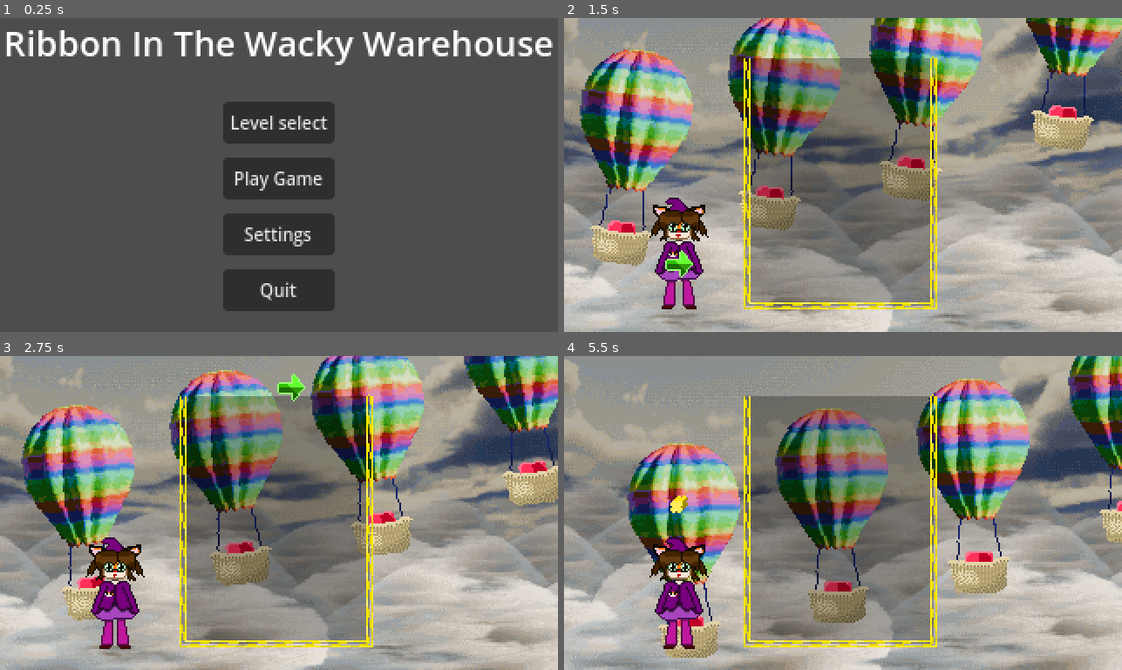
Above: before the commit, frames 1-4 (two rows, left to right).
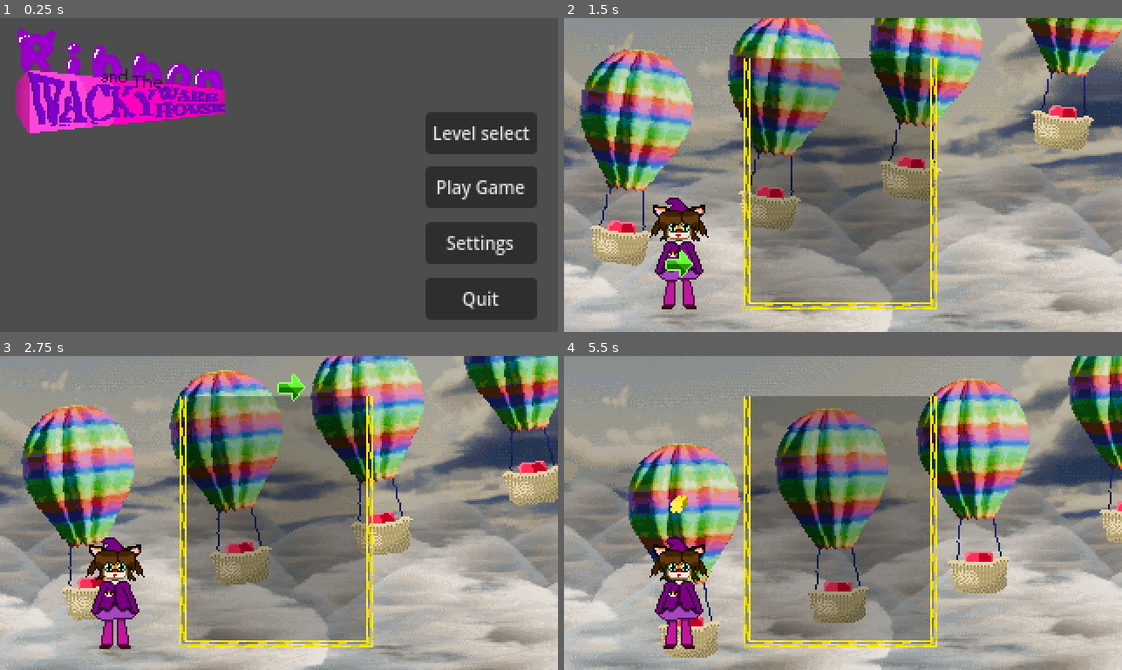
Above: after the commit, the same moments.

Repository: HuskyGameDev/2025f-team2
Game: Godot game, scene res://Scenes/TestScenes/MainMenu.tscn
Two runs of this game, one before a commit and one after it. Both use one fixed random seed, a clock stepped at 60 frames per second and the inputs below.
Inputs:
- Up to frame 1 (0.25 s): no input
- Up to frame 2 (1.5 s): click "Play Game" at 0.5 s; hold Right (right) from 1.28 s (still down); hold Z (release) from 1.28 s (still down)
- Up to frame 3 (2.75 s): release Right (right) at 2.03 s; release Z (release) at 2.03 s; hold Down (down) from 2.03 s (still down); tap R (reroll) at 2.1 s
- Up to frame 4 (5.5 s): release Down (down) at 2.78 s; hold Right (right) 2.78-3.53 s; hold Z (release) 2.78-3.53 s; hold Up (up) 3.53-4.28 s; tap R (reroll) at 3.6, 5.1 s; hold Z (release) 4.28-5.03 s; hold Left (left) from 4.28 s (still down)

The runs differ from the first frame. In frame 1, 31% of the frame differs, in the area x 1-100%, y 3-97%; in frame 2, 4.2%; in frame 3, 4.5%; in frame 4, 5.1%.

Commit message:
Main menu logo, plus fixed enemy spawning

Diff:
--- a/Scenes/TestScenes/TestScene.tscn
+++ b/Scenes/TestScenes/TestScene.tscn
@@ -250,6 +250,7 @@
 frequency = 0.0008
 
 [sub_resource type="NoiseTexture2D" id="NoiseTexture2D_bs1rv"]
+seamless = true
 noise = SubResource("FastNoiseLite_bs1rv")
 
 [sub_resource type="ShaderMaterial" id="ShaderMaterial_e7vnt"]
@@ -354,7 +355,21 @@
 [node name="Background" type="Node2D" parent="."]
 z_index = -10
 
-[node name="Cloud4" type="Node2D" parent="Background"]
+[node name="HaBalloon" parent="Background" instance=ExtResource("12_y8ukn")]
+position = Vector2(31, 74)
+
+[node name="HaBalloon2" parent="Background" instance=ExtResource("12_y8ukn")]
+position = Vector2(116, 54)
+
+[node name="HaBalloon3" parent="Background" instance=ExtResource("12_y8ukn")]
+position = Vector2(197, 37)
+
+[node name="HaBalloon4" parent="Background" instance=ExtResource("12_y8ukn")]
+position = Vector2(284, 8)
+
+[node name="Node2D" type="Node2D" parent="Background"]
+
+[node name="Cloud4" type="Node2D" parent="Background/Node2D"]
 modulate = Color(0.683078, 0.683077, 0.683077, 1)
 z_index = -3
 position = Vector2(55, -12)
@@ -362,43 +377,43 @@
 skew = 0.0593412
 script = ExtResource("9_72xxr")
 
-[node name="BgCloud6" type="Sprite2D" parent="Background/Cloud4"]
+[node name="BgCloud6" type="Sprite2D" parent="Background/Node2D/Cloud4"]
 position = Vector2(572, 174)
 skew = 0.205949
 texture = ExtResource("9_y8ukn")
 flip_h = true
 
-[node name="BgCloud4" type="Sprite2D" parent="Background/Cloud4"]
+[node name="BgCloud4" type="Sprite2D" parent="Background/Node2D/Cloud4"]
 position = Vector2(409, 174)
 skew = 0.205949
 texture = ExtResource("9_y8ukn")
 flip_h = true
 
-[node name="BgCloud2" type="Sprite2D" parent="Background/Cloud4"]
+[node name="BgCloud2" type="Sprite2D" parent="Background/Node2D/Cloud4"]
 position = Vector2(247, 174)
 skew = 0.205949
 texture = ExtResource("9_y8ukn")
 flip_h = true
 
-[node name="BgCloud5" type="Sprite2D" parent="Background/Cloud4"]
+[node name="BgCloud5" type="Sprite2D" parent="Background/Node2D/Cloud4"]
 position = Vector2(-231, 174)
 skew = 0.205949
 texture = ExtResource("9_y8ukn")
 flip_h = true
 
-[node name="BgCloud3" type="Sprite2D" parent="Background/Cloud4"]
+[node name="BgCloud3" type="Sprite2D" parent="Background/Node2D/Cloud4"]
 position = Vector2(-71, 174)
 skew = 0.205949
 texture = ExtResource("9_y8ukn")
 flip_h = true
 
-[node name="BgCloud" type="Sprite2D" parent="Background/Cloud4"]
+[node name="BgCloud" type="Sprite2D" parent="Background/Node2D/Cloud4"]
 position = Vector2(85, 174)
 skew = 0.226893
 texture = ExtResource("9_y8ukn")
 flip_h = true
 
-[node name="Cloud3" type="Node2D" parent="Background"]
+[node name="Cloud3" type="Node2D" parent="Background/Node2D"]
 modulate = Color(0.753985, 0.753984, 0.753984, 1)
 z_index = -3
 position = Vector2(-13, -7)
@@ -407,37 +422,37 @@
 script = ExtResource("9_72xxr")
 timeAdd = 0.25
 
-[node name="BgCloud6" type="Sprite2D" parent="Background/Cloud3"]
+[node name="BgCloud6" type="Sprite2D" parent="Background/Node2D/Cloud3"]
 position = Vector2(572, 174)
 skew = 0.205949
 texture = ExtResource("9_y8ukn")
 
-[node name="BgCloud4" type="Sprite2D" parent="Background/Cloud3"]
+[node name="BgCloud4" type="Sprite2D" parent="Background/Node2D/Cloud3"]
 position = Vector2(409, 174)
 skew = 0.205949
 texture = ExtResource("9_y8ukn")
 
-[node name="BgCloud2" type="Sprite2D" parent="Background/Cloud3"]
+[node name="BgCloud2" type="Sprite2D" parent="Background/Node2D/Cloud3"]
 position = Vector2(247, 174)
 skew = 0.205949
 texture = ExtResource("9_y8ukn")
 
-[node name="BgCloud5" type="Sprite2D" parent="Background/Cloud3"]
+[node name="BgCloud5" type="Sprite2D" parent="Background/Node2D/Cloud3"]
 position = Vector2(-231, 174)
 skew = 0.205949
 texture = ExtResource("9_y8ukn")
 
-[node name="BgCloud3" type="Sprite2D" parent="Background/Cloud3"]
+[node name="BgCloud3" type="Sprite2D" parent="Background/Node2D/Cloud3"]
 position = Vector2(-71, 174)
 skew = 0.205949
 texture = ExtResource("9_y8ukn")
 
-[node name="BgCloud" type="Sprite2D" parent="Background/Cloud3"]
+[node name="BgCloud" type="Sprite2D" parent="Background/Node2D/Cloud3"]
 position = Vector2(85, 174)
 skew = 0.226893
 texture = ExtResource("9_y8ukn")
 
-[node name="Cloud2" type="Node2D" parent="Background"]
+[node name="Cloud2" type="Node2D" parent="Background/Node2D"]
 modulate = Color(0.856067, 0.856067, 0.856067, 1)
 z_index = -3
 position = Vector2(39, -5)
@@ -446,100 +461,89 @@
 script = ExtResource("9_72xxr")
 timeAdd = 0.5
 
-[node name="BgCloud6" type="Sprite2D" parent="Background/Cloud2"]
+[node name="BgCloud6" type="Sprite2D" parent="Background/Node2D/Cloud2"]
 position = Vector2(572, 174)
 skew = 0.205949
 texture = ExtResource("9_y8ukn")
 flip_h = true
 
-[node name="BgCloud4" type="Sprite2D" parent="Background/Cloud2"]
+[node name="BgCloud4" type="Sprite2D" parent="Background/Node2D/Cloud2"]
 position = Vector2(409, 174)
 skew = 0.205949
 texture = ExtResource("9_y8ukn")
 flip_h = true
 
-[node name="BgCloud2" type="Sprite2D" parent="Background/Cloud2"]
+[node name="BgCloud2" type="Sprite2D" parent="Background/Node2D/Cloud2"]
 position = Vector2(247, 174)
 skew = 0.205949
 texture = ExtResource("9_y8ukn")
 flip_h = true
 
-[node name="BgCloud5" type="Sprite2D" parent="Background/Cloud2"]
+[node name="BgCloud5" type="Sprite2D" parent="Background/Node2D/Cloud2"]
 position = Vector2(-231, 174)
 skew = 0.205949
 texture = ExtResource("9_y8ukn")
 flip_h = true
 
-[node name="BgCloud3" type="Sprite2D" parent="Background/Cloud2"]
+[node name="BgCloud3" type="Sprite2D" parent="Background/Node2D/Cloud2"]
 position = Vector2(-71, 174)
 skew = 0.205949
 texture = ExtResource("9_y8ukn")
 flip_h = true
 
-[node name="BgCloud" type="Sprite2D" parent="Background/Cloud2"]
+[node name="BgCloud" type="Sprite2D" parent="Background/Node2D/Cloud2"]
 position = Vector2(85, 174)
 skew = 0.226893
 texture = ExtResource("9_y8ukn")
 flip_h = true
 
-[node name="Cloud1" type="Node2D" parent="Background"]
+[node name="Cloud1" type="Node2D" parent="Background/Node2D"]
 z_index = -3
 script = ExtResource("9_72xxr")
 timeAdd = 0.75
 
-[node name="BgCloud6" type="Sprite2D" parent="Background/Cloud1"]
+[node name="BgCloud6" type="Sprite2D" parent="Background/Node2D/Cloud1"]
 position = Vector2(572, 174)
 skew = 0.205949
 texture = ExtResource("9_y8ukn")
 
-[node name="BgCloud4" type="Sprite2D" parent="Background/Cloud1"]
+[node name="BgCloud4" type="Sprite2D" parent="Background/Node2D/Cloud1"]
 position = Vector2(409, 174)
 skew = 0.205949
 texture = ExtResource("9_y8ukn")
 
-[node name="BgCloud2" type="Sprite2D" parent="Background/Cloud1"]
+[node name="BgCloud2" type="Sprite2D" parent="Background/Node2D/Cloud1"]
 position = Vector2(247, 174)
 skew = 0.205949
 texture = ExtResource("9_y8ukn")
 
-[node name="BgCloud5" type="Sprite2D" parent="Background/Cloud1"]
+[node name="BgCloud5" type="Sprite2D" parent="Background/Node2D/Cloud1"]
 position = Vector2(-231, 174)
 skew = 0.205949
 texture = ExtResource("9_y8ukn")
 
-[node name="BgCloud3" type="Sprite2D" parent="Background/Cloud1"]
+[node name="BgCloud3" type="Sprite2D" parent="Background/Node2D/Cloud1"]
 position = Vector2(-71, 174)
 skew = 0.205949
 texture = ExtResource("9_y8ukn")
 
-[node name="BgCloud" type="Sprite2D" parent="Background/Cloud1"]
+[node name="BgCloud" type="Sprite2D" parent="Background/Node2D/Cloud1"]
 position = Vector2(85, 174)
 skew = 0.226893
 texture = ExtResource("9_y8ukn")
 
-[node name="CloudyBG" type="Sprite2D" parent="Background"]
+[node name="CloudyBG" type="Sprite2D" parent="Background/Node2D"]
 z_index = -4
 texture_repeat = 3
 material = SubResource("ShaderMaterial_e7vnt")
 position = Vector2(156, 55)
+scale = Vector2(1, 0.993596)
 texture = ExtResource("14_nxyhc")
 region_enabled = true
 region_rect = Rect2(0, 0, 512, 288)
 script = ExtResource("9_72xxr")
 timeAdd = 3.0
 
-[node name="HaBalloon" parent="Background" instance=ExtResource("12_y8ukn")]
-position = Vector2(31, 74)
-
-[node name="HaBalloon2" parent="Background" instance=ExtResource("12_y8ukn")]
-position = Vector2(116, 54)
-
-[node name="HaBalloon3" parent="Background" instance=ExtResource("12_y8ukn")]
-position = Vector2(197, 37)
-
-[node name="HaBalloon4" parent="Background" instance=ExtResource("12_y8ukn")]
-position = Vector2(284, 8)
-
 [node name="BalloonSpawner" type="Node2D" parent="Background"]
 position = Vector2(0, -81)
 script = ExtResource("11_dk750")
--- a/Scenes/UI_Objects/main_menu.tscn
+++ b/Scenes/UI_Objects/main_menu.tscn
@@ -1,7 +1,8 @@
-[gd_scene load_steps=3 format=3 uid="uid://w6i51b5jwmid"]
+[gd_scene load_steps=4 format=3 uid="uid://w6i51b5jwmid"]
 
-[ext_resource type="Script" uid="uid://c1tvvf4myq6lo" path="res://Scripts/UI_Scripts/OtherSceneButton.gd" id="1_wsnrw"]
+[ext_resource type="Script" path="res://Scripts/UI_Scripts/OtherSceneButton.gd" id="1_wsnrw"]
 [ext_resource type="Script" uid="uid://ctpykaqiomvdw" path="res://Scripts/UI_Scripts/Quit_Game_Button.gd" id="2_ou1s8"]
+[ext_resource type="Texture2D" uid="uid://cbf3lderaeip3" path="res://Artwork/UI/ProtoLogo.png" id="3_eepvo"]
 
 [node name="MainMenu" type="Control"]
 layout_mode = 3
@@ -13,10 +14,10 @@
 
 [node name="Level Select" type="Button" parent="."]
 layout_mode = 0
-offset_left = 128.0
-offset_top = 48.0
-offset_right = 192.0
-offset_bottom = 72.0
+offset_left = 244.0
+offset_top = 54.0
+offset_right = 308.0
+offset_bottom = 78.0
 theme_override_font_sizes/font_size = 10
 text = "Level select"
 script = ExtResource("1_wsnrw")
@@ -24,34 +25,35 @@
 
 [node name="PlayGame" type="Button" parent="."]
 layout_mode = 0
-offset_left = 128.0
-offset_top = 80.0
-offset_right = 192.0
-offset_bottom = 104.0
+offset_left = 244.0
+offset_top = 85.0
+offset_right = 308.0
+offset_bottom = 109.0
 theme_override_font_sizes/font_size = 10
 text = "Play Game"
 script = ExtResource("1_wsnrw")
 
 [node name="Settings" type="Button" parent="."]
 layout_mode = 0
-offset_left = 128.0
-offset_top = 112.0
-offset_right = 192.0
-offset_bottom = 136.0
+offset_left = 244.0
+offset_top = 117.0
+offset_right = 308.0
+offset_bottom = 141.0
 theme_override_font_sizes/font_size = 10
 text = "Settings"
 
 [node name="Quit" type="Button" parent="."]
 layout_mode = 0
-offset_left = 128.0
-offset_top = 144.0
-offset_right = 192.0
-offset_bottom = 168.0
+offset_left = 244.0
+offset_top = 149.0
+offset_right = 308.0
+offset_bottom = 173.0
 theme_override_font_sizes/font_size = 10
 text = "Quit"
 script = ExtResource("2_ou1s8")
 
 [node name="Label" type="Label" parent="."]
+visible = false
 layout_mode = 0
 offset_right = 320.0
 offset_bottom = 32.0
@@ -59,6 +61,10 @@
 text = "Ribbon In The Wacky Warehouse"
 horizontal_alignment = 1
 
+[node name="ProtoLogo" type="Sprite2D" parent="."]
+position = Vector2(69, 36)
+texture = ExtResource("3_eepvo")
+
 [connection signal="pressed" from="Level Select" to="Level Select" method="_on_pressed"]
 [connection signal="pressed" from="PlayGame" to="PlayGame" method="_on_pressed"]
 [connection signal="pressed" from="Quit" to="Quit" method="_on_pressed"]
--- a/Scripts/Background/BalloonSpawner.gd
+++ b/Scripts/Background/BalloonSpawner.gd
@@ -19,6 +19,6 @@
 
 	object.position.x = next
 	next += randf_range(90, 110)
-	if next > 300.0:
-		next -= (300.0 + randf_range(0, 70))
+	if next > 320.0:
+		next -= (320.0 + randf_range(0, 70))
 	object.position.y = 0
--- a/Scripts/Gameplay/BoxFiller.gd
+++ b/Scripts/Gameplay/BoxFiller.gd
@@ -6,6 +6,8 @@
 @onready var ribbon : RibbonAnimator = $Ribbon
 
 var fblock : BoxHandler
+var startingTime = 0.75
+
 
 func fillBlock(block : BoxHandler):
 	var bok = fblock
@@ -16,7 +18,7 @@
 	fblock = block
 	await create_tween().tween_property(fblock, "position", Vector2(0,0), 0.5).finished
 	ribbon.setGetBox()
-	var time = 0.75
+	var time = startingTime
 	while (fblock != null):
 		if fblock.blockValue >= 20:
 			break
--- a/Scripts/Gameplay/LevelManager.gd
+++ b/Scripts/Gameplay/LevelManager.gd
@@ -107,7 +107,7 @@
 
 	match enemy_type:
 		0: # Static - spawn visually near bottom (numerically high y)
-			for row in range(boxGrid.grid_size.y - 1, -1, -1):
+			for row in range(0, boxGrid.grid_size.y - 1):
 				if boxGrid.blocks[row][spawn_col] == null:
 					spawn_row = row
 					break
@@ -120,7 +120,7 @@
 				attempts += 1
 			spawn_row = clamp(spawn_row, 0, boxGrid.grid_size.y - 1)
 		2: # Painter - also spawn visually near bottom
-			for row in range(boxGrid.grid_size.y - 1, -1, -1):
+			for row in range(0, boxGrid.grid_size.y - 1):
 				if boxGrid.blocks[row][spawn_col] == null:
 					spawn_row = row
 					break
Binary file added: Artwork/UI/ProtoLogo.aseprite
Binary file added: Artwork/UI/ProtoLogo.png
Not shown, added: Artwork/UI/ProtoLogo.png.import
